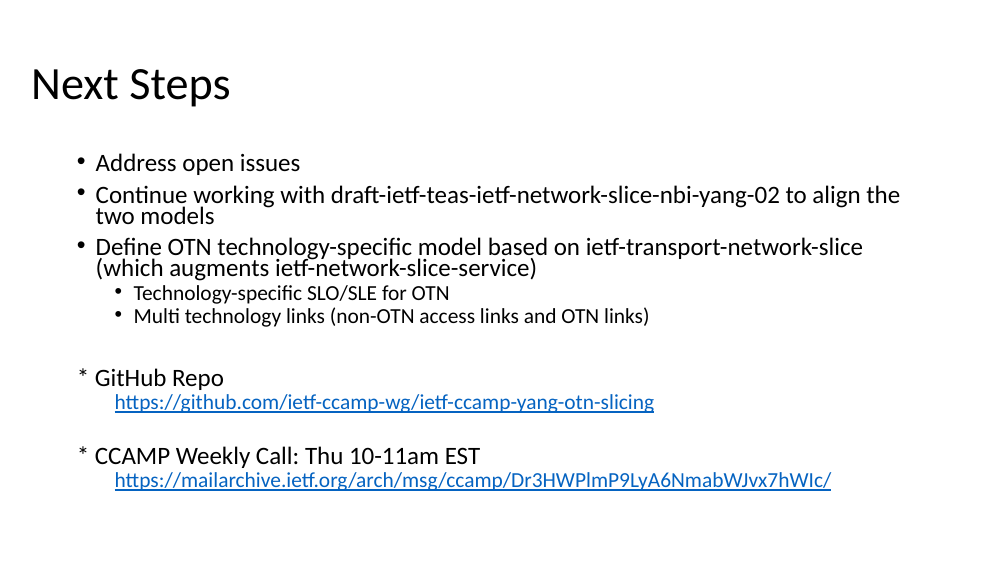
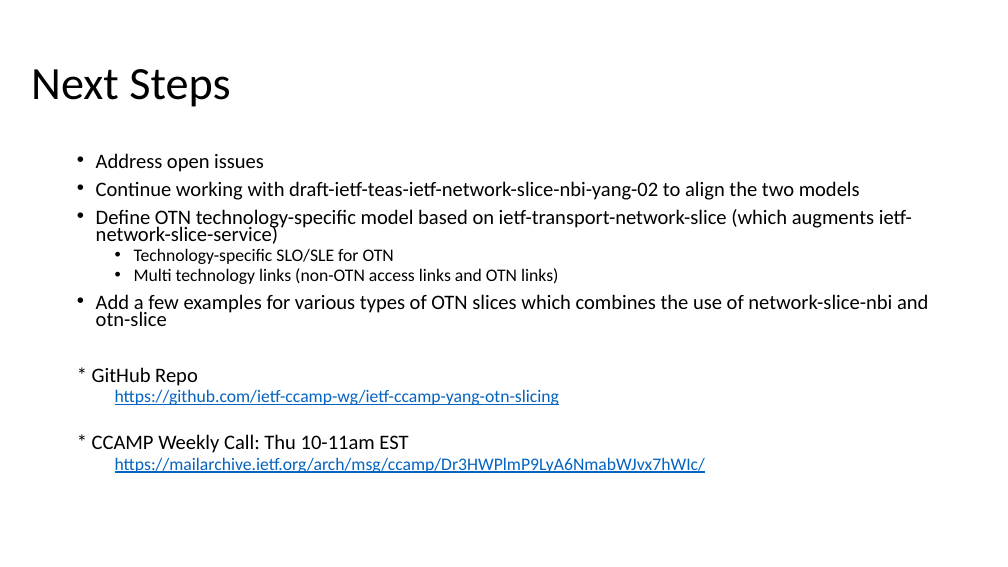
Before and after one commit to aguoietf/ietf-ccamp-yang-otn-slicing, a slide deck: slide 8 of Meeting Materials/draft-ietf-ccamp-yang-otn-slicing-03.pptx. Drawn at 1008x567 pixels with LibreOffice and Linux fonts; fonts in the diff are those of the drawing. Boxes give left, top, right and bottom in pixels: in the first picture for what was removed or moved away, otherwise in the second. Text is boxed around its words. In the diff, an @@ line names an element or a change of style, - is before the commit and + after.

```diff
--- a/Meeting Materials/draft-ietf-ccamp-yang-otn-slicing-03.pptx
+++ b/Meeting Materials/draft-ietf-ccamp-yang-otn-slicing-03.pptx
@@ text at (92,153,912,473): size 23.8 to 19.6 pt in "Address open issues", "Continue working with draft-ietf-teas-ietf-network-slice-nbi ...", "Define OTN technology-specific model based on ietf-transport ...", "* GitHub Repo" and 1 more places; size 20.4 to 16.8 pt in "Technology-specific SLO/SLE for OTN", "Multi technology links (non-OTN access links and ...", "https://github.com/ietf-ccamp-wg/ietf-ccamp-yang-otn-slicing", "https://mailarchive.ietf.org/arch/msg/ccamp/Dr3HWPlmP9LyA6Nm ..." @@
@@ text at (96,294,928,326): paragraph added @@
+• Add a few examples for various types of OTN slices which combines the use of network-slice-nbi and otn-slice
```
Also in this commit, not shown: 3 other slides changed.
